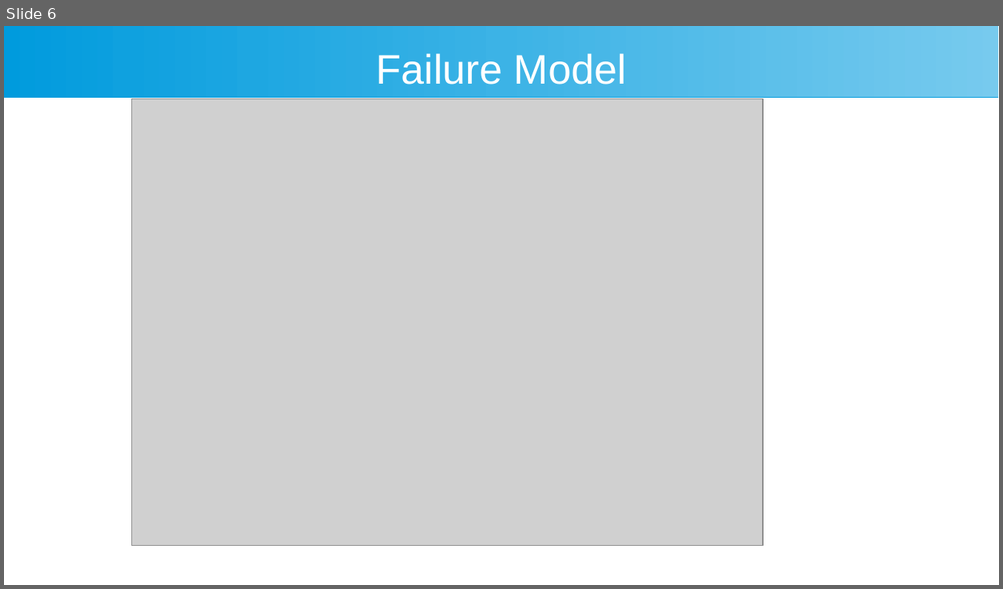
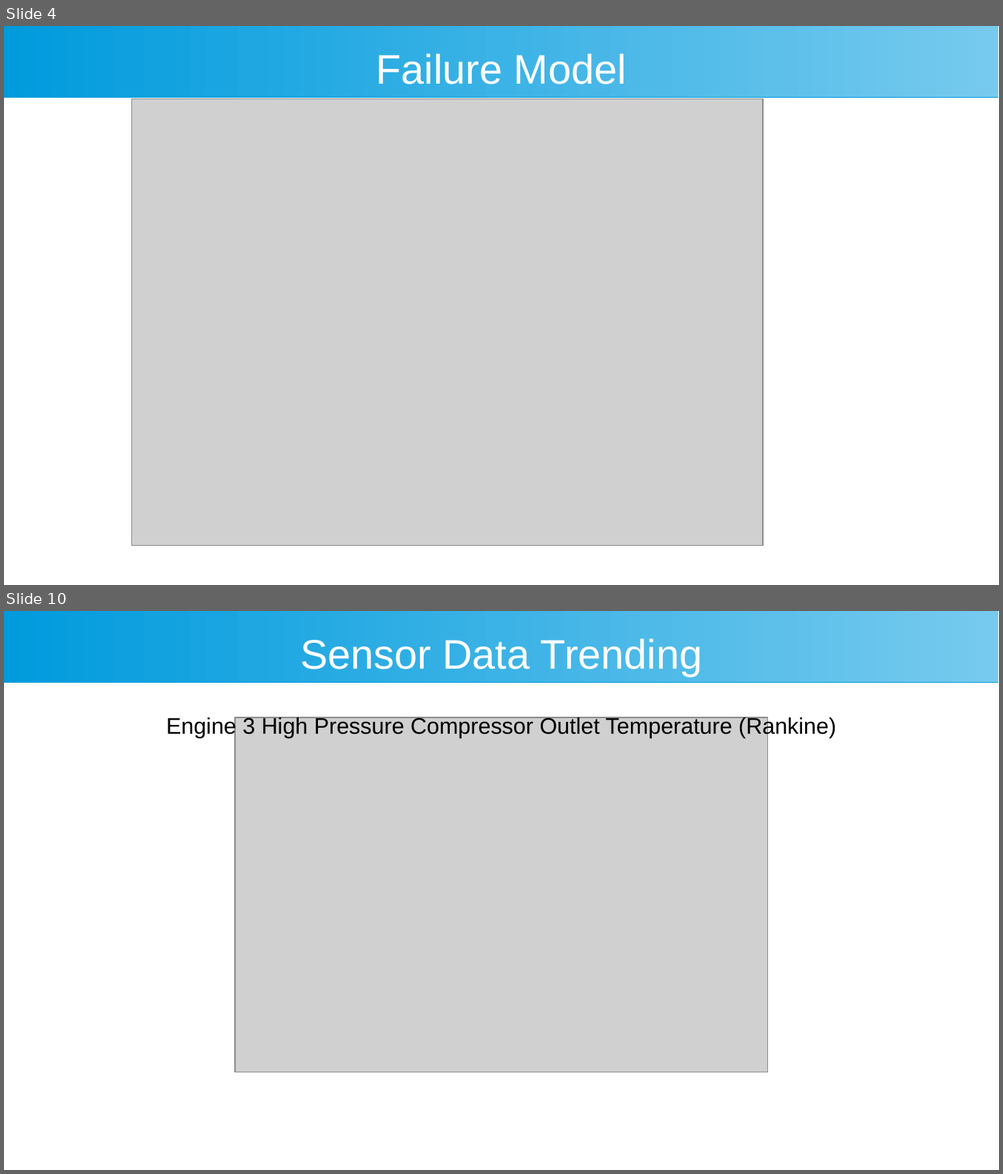
Before and after one commit to arcweld/DSI_Capstone_2, a slide deck: presentation/Weld_Capstone2.odp. Shown one above the other, each under a label of ours: slide 6 before the commit, slides 4 and 10 after it; the slides between them are not shown. The pictures are 1003x589 and 1003x1174 pixels, drawn with LibreOffice and Linux fonts; fonts in the diff are those of the drawing; grey boxes stand for pictures. Boxes give left, top, right and bottom in pixels: in the first picture for what was removed or moved away, otherwise in the second. Text is boxed around its words. In the diff, an @@ line names an element or a change of style, - is before the commit and + after.

```diff
--- a/presentation/Weld_Capstone2.odp
+++ b/presentation/Weld_Capstone2.odp
@@ slide 10 added at (4,611,999,1170), background #FFFFFF; not listed: 1 template element that a slide beside it also shows @@
@@ title added at (300,638,702,676), 33 pt, text #FFFFFF @@
+Sensor Data Trending
@@ text added at (166,716,836,738), 18 pt, text #000000 @@
+Engine 3 High Pressure Compressor Outlet Temperature (Rankine)
@@ picture added at (235,718,768,1073) @@
@@ what was slide 6 is now slide 4 @@
```
Also in this commit, not shown: 5 slides changed, 9 other slides added, 1 slide removed, 6 other files.
